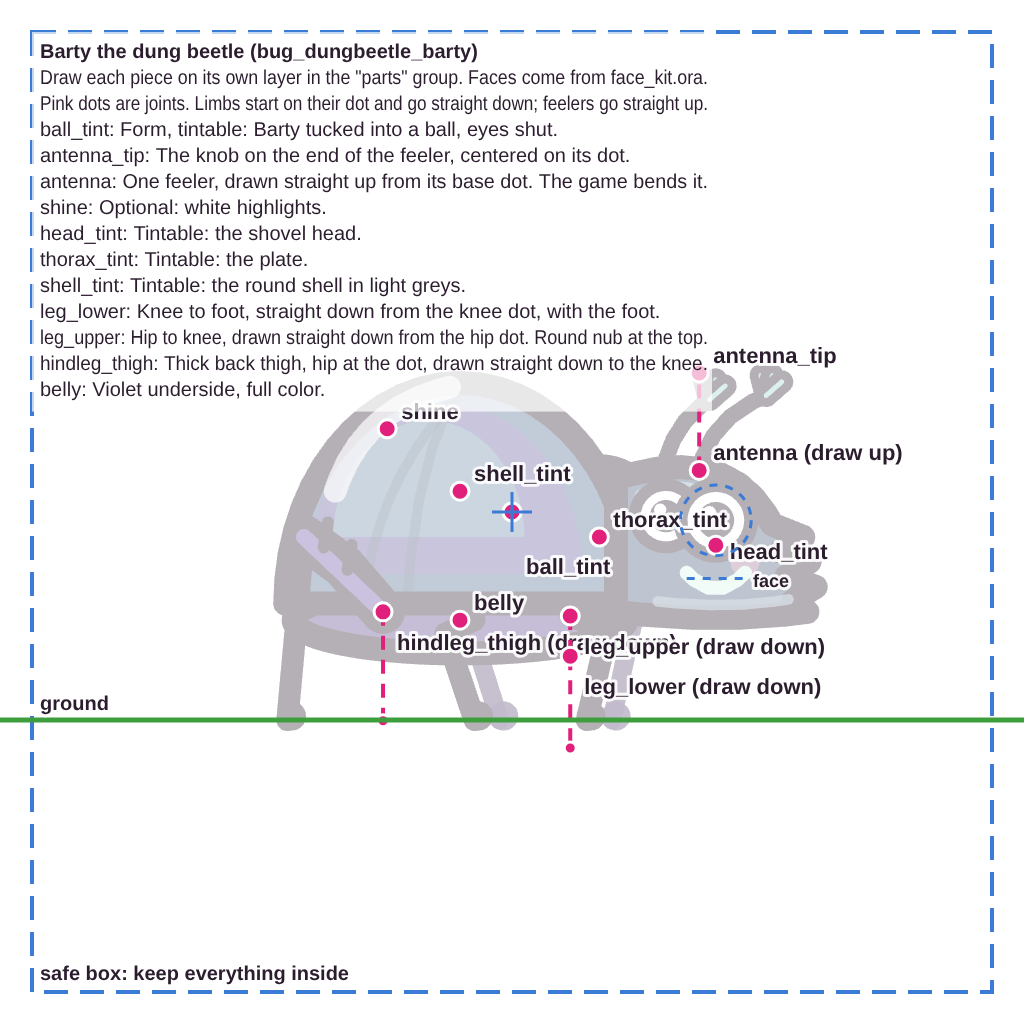
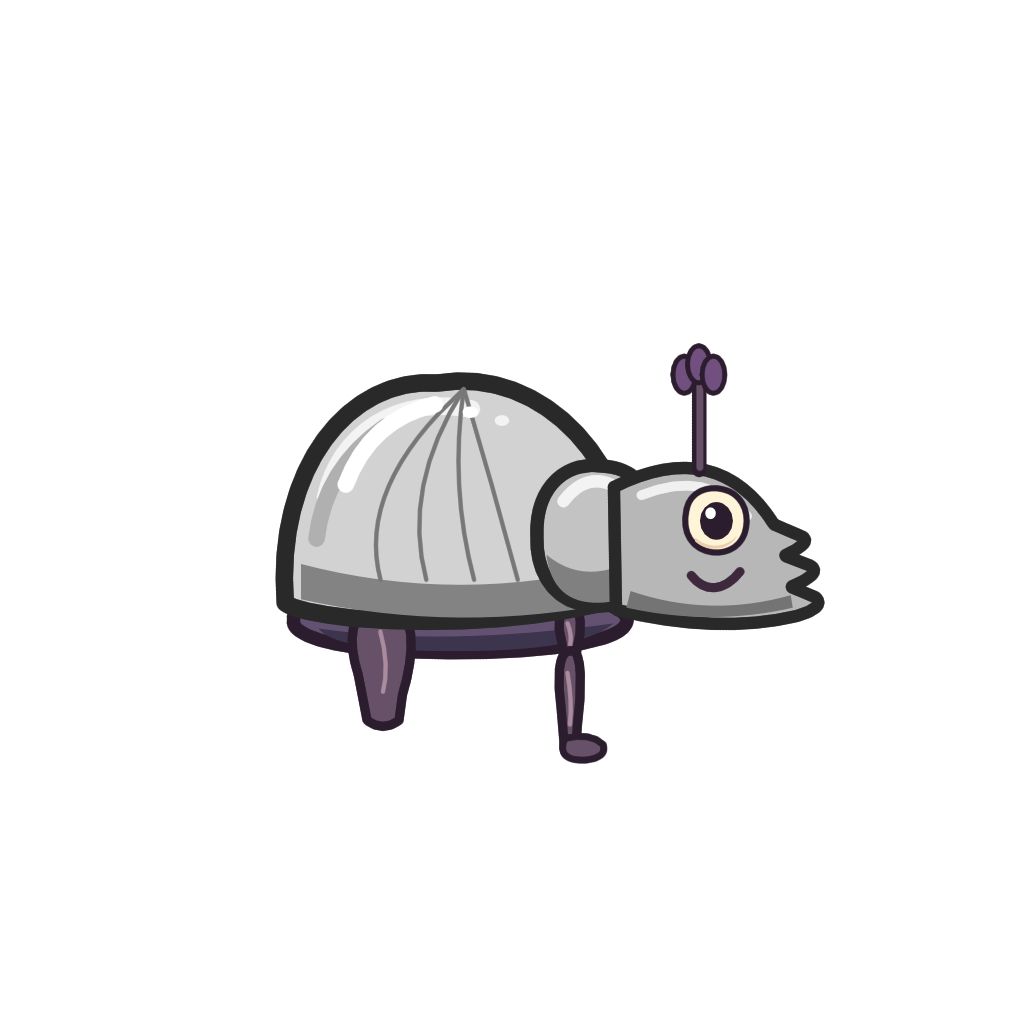
Layered file, before and after one edit (1024px x 1024px). Changes by layer:
hid group "guides" (5 layers) over (x1=0, y1=30, x2=1024, y2=994)
moved "face" above "parts" over (x1=681, y1=478, x2=755, y2=617)
added layer "mouth_smile" in group "face" over (x1=686, y1=567, x2=745, y2=593)
added layer "eye_pupil" in group "face" over (x1=699, y1=502, x2=733, y2=540)
added layer "eye_white" in group "face" over (x1=682, y1=485, x2=751, y2=556)
hid "ball_tint", painted on it over (x1=298, y1=303, x2=728, y2=728)
painted on "antenna_tip" over (x1=670, y1=343, x2=728, y2=397)
painted on "antenna" over (x1=691, y1=366, x2=707, y2=478)
painted on "shine" over (x1=337, y1=396, x2=479, y2=493)
painted on "head_tint" over (x1=607, y1=461, x2=825, y2=631)
painted on "thorax_tint" over (x1=530, y1=458, x2=669, y2=613)
painted on "shell_tint" over (x1=275, y1=372, x2=644, y2=631)
painted on "leg_lower" over (x1=554, y1=646, x2=608, y2=764)
painted on "leg_upper" over (x1=554, y1=605, x2=585, y2=667)
painted on "hindleg_thigh" over (x1=347, y1=601, x2=416, y2=732)
painted on "belly" over (x1=286, y1=579, x2=634, y2=660)
